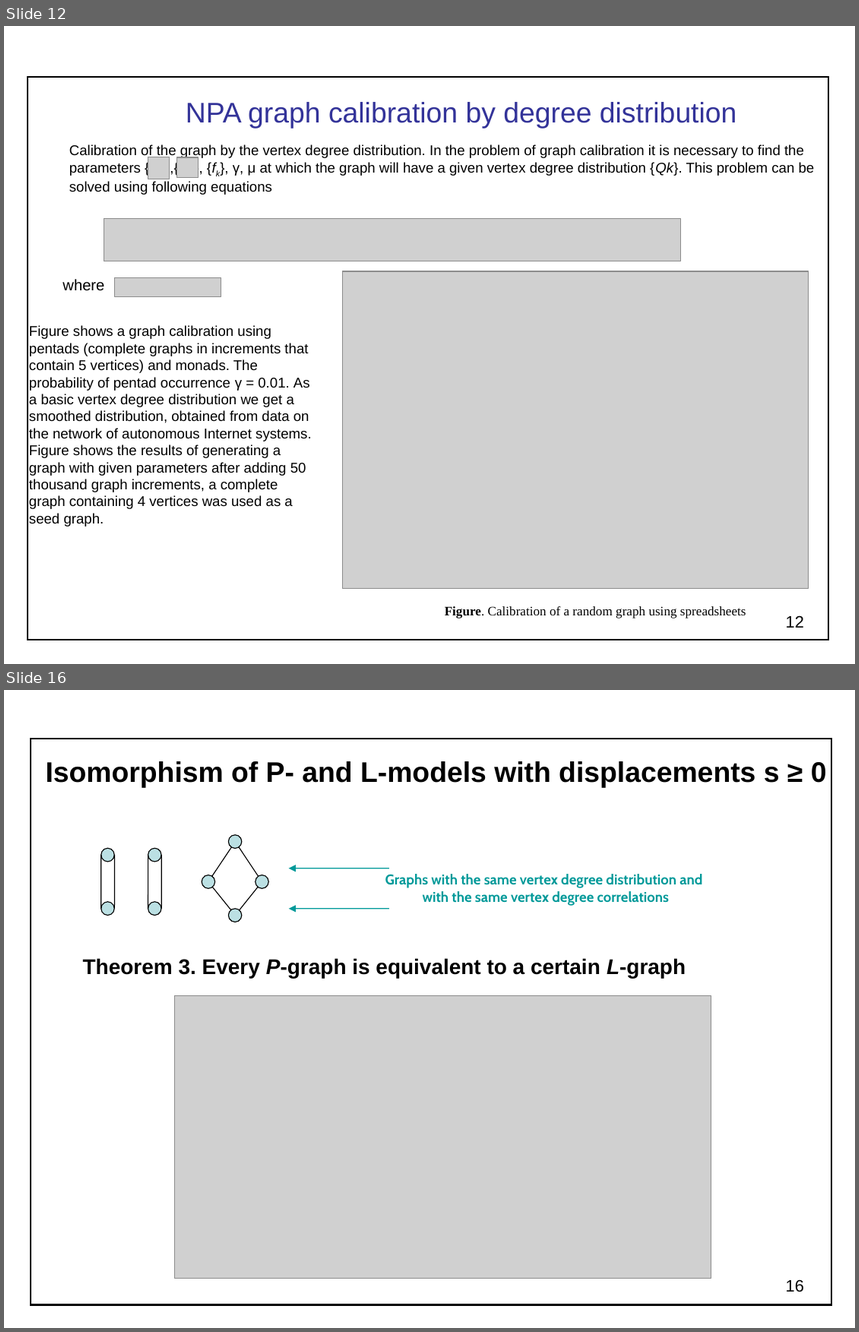
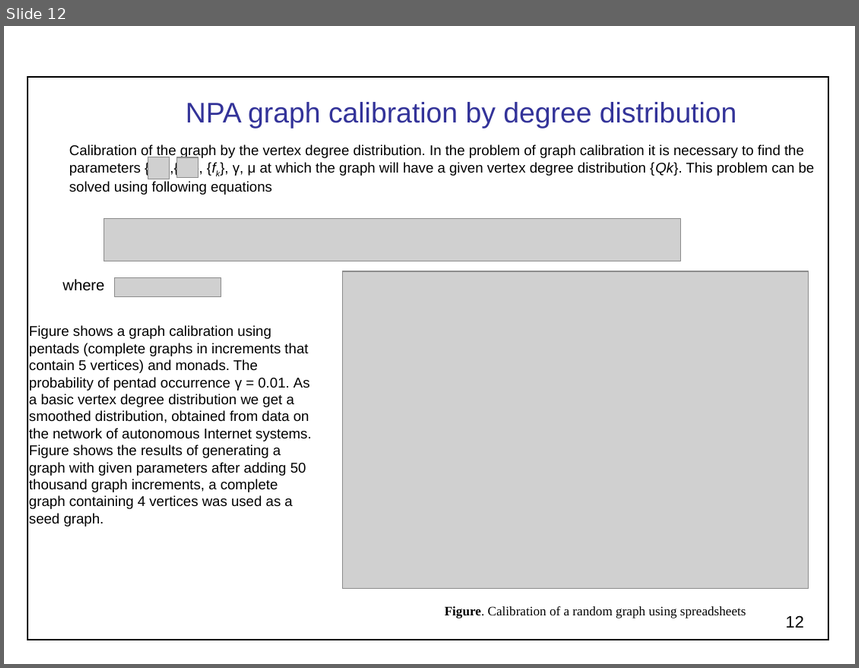
Before and after one commit to yudinev/yudinev.github.io, a slide deck: files/NPA.ppt. Shown one above the other, each under a label of ours: slides 12 and 16 before the commit, slide 12 after it; the slides between them are not shown. The pictures are 859x1332 and 859x668 pixels, drawn with LibreOffice and Linux fonts; fonts in the diff are those of the drawing; grey boxes stand for pictures. Boxes give left, top, right and bottom in pixels: in the first picture for what was removed or moved away, otherwise in the second. Text is boxed around its words. In the diff, an @@ line names an element or a change of style, - is before the commit and + after.

```diff
--- a/files/NPA.ppt
+++ b/files/NPA.ppt
@@ slide 16 removed at box(4, 690, 855, 1328), background #FFFFFF @@
@@ rectangle removed at box(31, 739, 832, 1305) @@
@@ text removed at box(46, 761, 827, 788) @@
-Isomorphism of P- and L-models with displacements s ≥ 0
@@ arrow removed from (389, 869) to (289, 869) @@
@@ group removed at box(101, 834, 268, 923): 8 ellipses, 8 lines @@
@@ text removed at box(386, 874, 702, 906) @@
-Graphs with the same vertex degree distribution and
-with the same vertex degree correlations
@@ arrow removed from (389, 909) to (289, 909) @@
@@ text removed at box(83, 958, 686, 978) @@
-Theorem 3. Every P-graph is equivalent to a certain L-graph
@@ picture removed at box(175, 996, 712, 1278) @@
@@ page number removed at box(786, 1280, 804, 1293) @@
-16
```
Also in this commit, not shown: 7 other slides removed.
